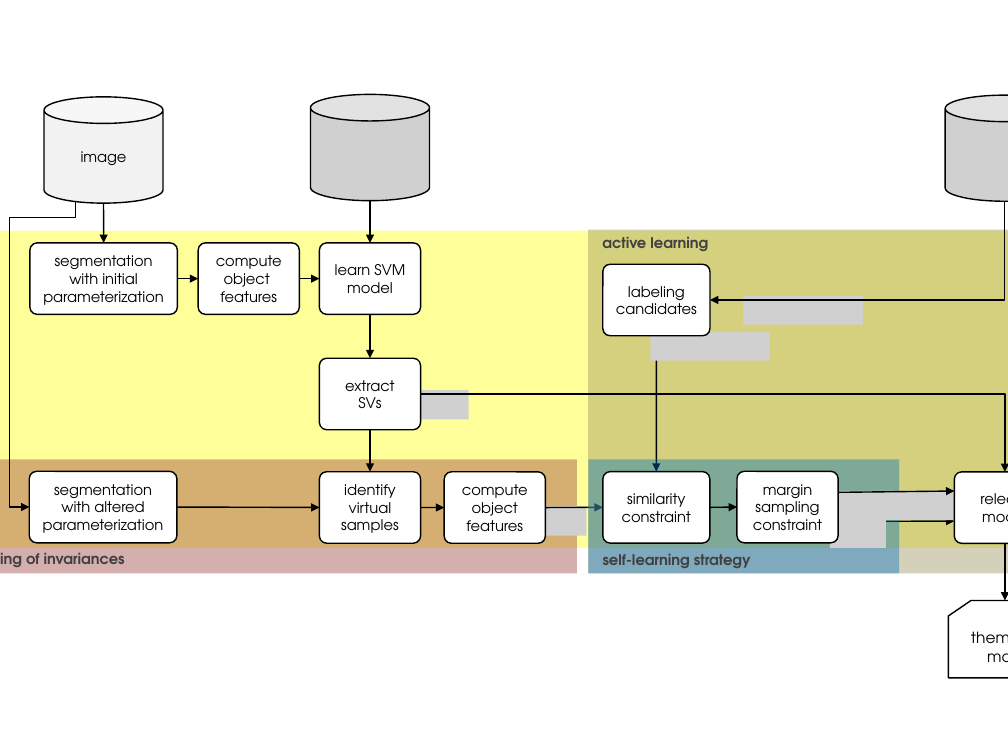
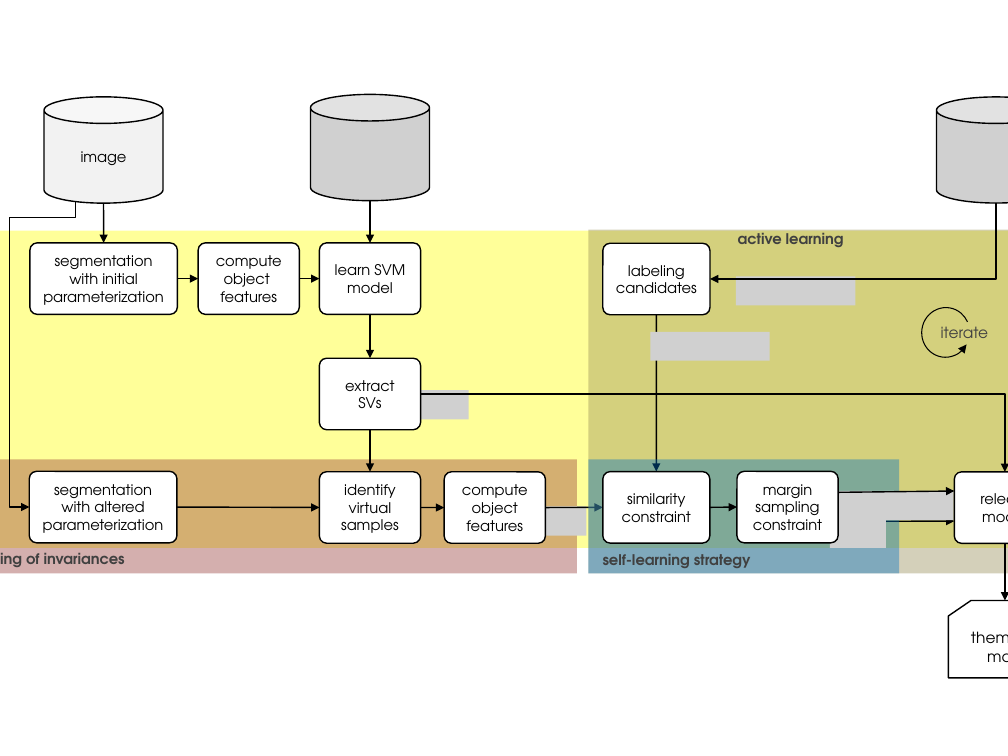
Before and after one commit to carls31/active-learning-virtual-SVM, a slide deck: slide 6 of images/block_scheme.pptx (slide 7 before the commit). Drawn at 1008x756 pixels with LibreOffice and Linux fonts; fonts in the diff are those of the drawing; grey boxes stand for pictures. Boxes give left, top, right and bottom in pixels: in the first picture for what was removed or moved away, otherwise in the second. Text is boxed around its words. In the diff, an @@ line names an element or a change of style, - is before the commit and + after.

```diff
--- a/images/block_scheme.pptx
+++ b/images/block_scheme.pptx
@@ picture: place and size @@
-picture at <box>946,95,1008,201</box>
+picture at <box>936,97,1008,203</box>
@@ elbow arrow moved from (1005, 202) - (710, 300) to (996, 203) - (710, 279) @@
@@ text "active learning" rewrapped from <box>602,237,708,251</box> to <box>738,228,844,247</box> @@
@@ rounded rectangle "labeling": place and size @@
-rounded rectangle "labeling" at <box>603,264,710,336</box>
+rounded rectangle "labeling" at <box>603,243,710,314</box>
@@ picture: place and size @@
-picture at <box>743,295,863,325</box>
+picture at <box>736,276,856,305</box>
@@ arrow moved from (656, 336) - (656, 472) to (656, 314) - (656, 472) @@
@@ arc (boxed as its full ellipse) added at <box>917,305,973,361</box>, outline #000000 0.75 pt @@
@@ text added at <box>941,326,989,346</box>, 11 pt, text #404040 @@
+iterate
```
Also in this commit, not shown: 6 other slides changed, 1 slide removed.
